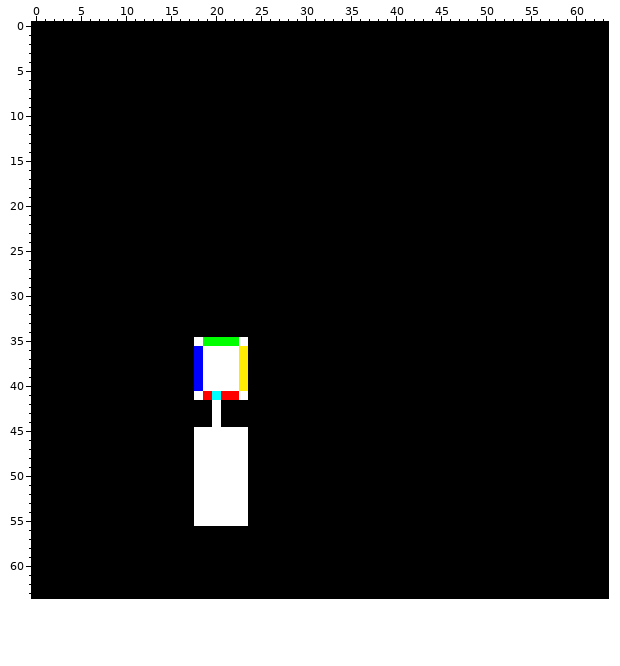
Two versions of one pixel-art sprite, Assets/LayoutMap.png. The first picture shows the starting point.
The file is 64x64 pixels.
Once edited:
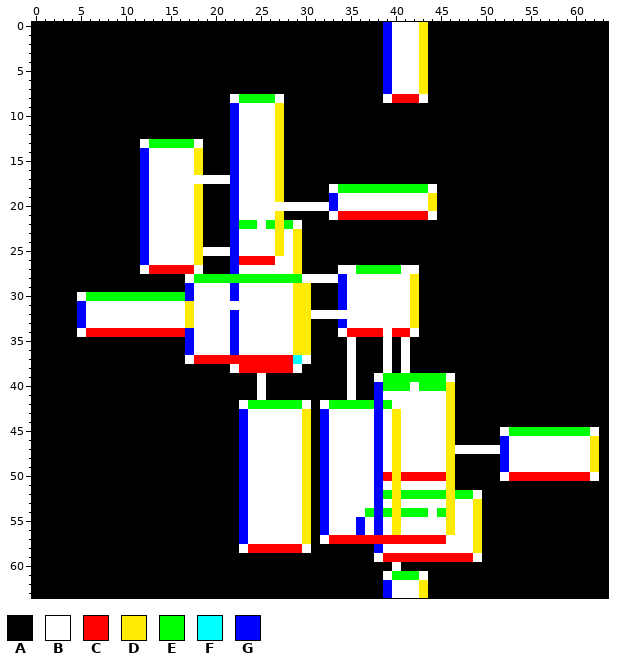
Palette (. is transparent): A #000000  B #ffffff  C #ff0000  D #ffeb04  E #00ff00  F #00ffff  G #0000ff
Diff:
Changed rows in their new state; - is an unchanged pixel.
first column x 5:
 0 ----------------------------------GBBBD-------------------
 1 ----------------------------------GBBBD-------------------
 2 ----------------------------------GBBBD-------------------
 3 ----------------------------------GBBBD-------------------
 4 ----------------------------------GBBBD-------------------
 5 ----------------------------------GBBBD-------------------
 6 ----------------------------------GBBBD-------------------
 7 ----------------------------------GBBBD-------------------
 8 -----------------BEEEEB-----------BCCCB-------------------
 9 -----------------GBBBBD-----------------------------------
10 -----------------GBBBBD-----------------------------------
11 -----------------GBBBBD-----------------------------------
12 -----------------GBBBBD-----------------------------------
13 -------BEEEEEB---GBBBBD-----------------------------------
14 -------GBBBBBD---GBBBBD-----------------------------------
15 -------GBBBBBD---GBBBBD-----------------------------------
16 -------GBBBBBD---GBBBBD-----------------------------------
17 -------GBBBBBBBBBGBBBBD-----------------------------------
18 -------GBBBBBD---GBBBBD-----BEEEEEEEEEEB------------------
19 -------GBBBBBD---GBBBBD-----GBBBBBBBBBBD------------------
20 -------GBBBBBD---GBBBBBBBBBBGBBBBBBBBBBD------------------
21 -------GBBBBBD---GBBBBD-----BCCCCCCCCCCB------------------
22 -------GBBBBBD---GEEBEDEB---------------------------------
23 -------GBBBBBD---GBBBBDBD---------------------------------
24 -------GBBBBBD---GBBBBDBD---------------------------------
25 -------GBBBBBDBBBGBBBBDBD---------------------------------
26 -------GBBBBBD---GCCCCBBD---------------------------------
27 -------BCCCCCB---GBBBBBBD----BBEEEEEBB--------------------
28 ------------BEEEEEEEEEEEEBBBBGBBBBBBBD--------------------
29 ------------GBBBBGBBBBBBDD---GBBBBBBBD--------------------
30 BEEEEEEEEEEEGBBBBGBBBBBBDD---GBBBBBBBD--------------------
31 GBBBBBBBBBBBDBBBBBBBBBBBDD---GBBBBBBBD--------------------
32 GBBBBBBBBBBBDBBBBGBBBBBBDDBBBBBBBBBBBD--------------------
33 GBBBBBBBBBBBDBBBBGBBBBBBDD---GBBBBBBBD--------------------
34 BCCCCCCCCCCCGBBBBGBBBBBBDD---BCCCCBCCB--------------------
35 ------------G-BBBG-BBBBBDD----B---B-B---------------------
36 ------------GB---GBBBBBBDD----B---B-B---------------------
37 ------------BCCCCCCCCCCCFB----B---B-B---------------------
38 -------------AAAA-CCCCCCB-----B---B-B---------------------
39 -------------AAAAAA-B---------B--BEEEEEEEB----------------
40 -------------AAAAAA-B---------B--GEEEBEEED----------------
41 -------------AAAAAA-B---------B--GBBBBBBBD----------------
42 ---------------A--BEEEEEEB-BEEEEEGEBBBBBBD----------------
43 ---------------A--GBBBBBBD-GBBBBBGBDBBBBBD----------------
44 ---------------A--GBBBBBBD-GBBBBBGBDBBBBBD----------------
45 -------------AAAAAGBBBBBBD-GBBBBBGBDBBBBBD-----BEEEEEEEEEB
46 -------------AAAAAGBBBBBBD-GBBBBBGBDBBBBBD-----GBBBBBBBBBD
47 -------------AAAAAGBBBBBBD-GBBBBBGBDBBBBBDBBBBBGBBBBBBBBBD
48 -------------AAAAAGBBBBBBD-GBBBBBGBDBBBBBD-----GBBBBBBBBBD
49 -------------AAAAAGBBBBBBD-GBBBBBGBDBBBBBD-----GBBBBBBBBBD
50 -------------AAAAAGBBBBBBD-GBBBBBGCDCCCCCD-----BCCCCCCCCCB
51 -------------AAAAAGBBBBBBD-GBBBBBGBDBBBBBD----------------
52 -------------AAAAAGBBBBBBD-GBBBBBGEDEEEEEDEEB-------------
53 -------------AAAAAGBBBBBBD-GBBBBBGBDBBBBBDBBD-------------
54 -------------AAAAAGBBBBBBD-GBBBBEGEDEEEBEDBBD-------------
55 -------------AAAAAGBBBBBBD-GBBBGBGBDBBBBBDBBD-------------
56 ------------------GBBBBBBD-GBBBGBGBDBBBBBDBBD-------------
57 ------------------GBBBBBBD-BCCCCCCCCCCCCCBBBD-------------
58 ------------------BCCCCCCB-------GBBBBBBBBBBD-------------
59 ---------------------------------BCCCCCCCCCCB-------------
60 -----------------------------------B----------------------
61 ----------------------------------BEEEB-------------------
62 ----------------------------------GBBBD-------------------
63 ----------------------------------GBBBD-------------------
Where, in picture pixels (left, top, right, bottom), the same in both pictures:
changed: (77, 22, 599, 598)
